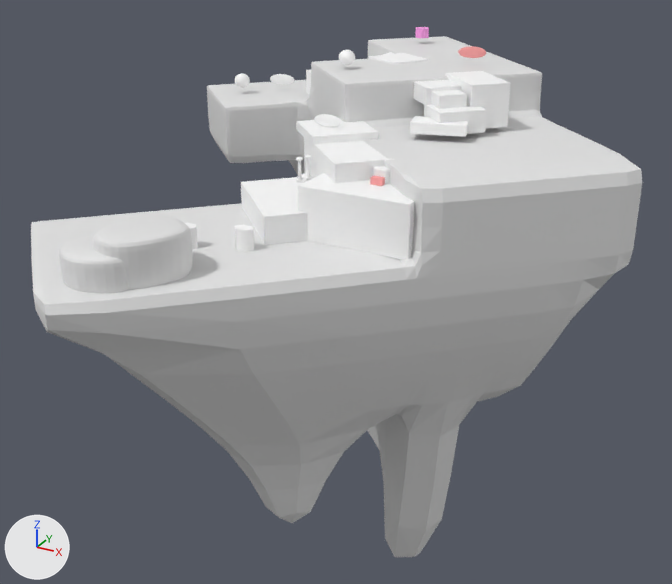
Two versions of the Blender file Assets/models/modelsPepitosWelt/islandLv2.blend, one commit apart.
Both versions are drawn from a 50 mm camera at (238.0, -447.0, 159.0) aimed at (-15.0, 13.0, -71.0). Lighting does not change. The marker at lower left points along +X, +Y and +Z. The older version comes first.
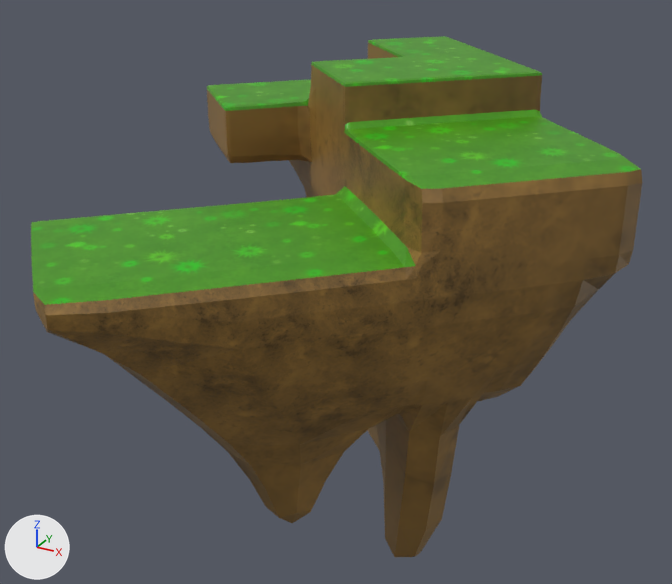
Changed parts and their boxes [x1, y1, x2, y2] in the pictures (672 x 584 px):
'Cube', recoloured, surface changed (white to brown)
    both: [31, 36, 642, 557]
'Cube__4_', deleted
    before: [298, 173, 415, 259]
'Cube.003', deleted
    before: [93, 214, 192, 290]
'Cube__3_', deleted
    before: [241, 177, 308, 245]
'Cube.002', deleted
    before: [59, 236, 129, 293]
'Cube__5_', deleted
    before: [304, 138, 391, 183]
'Cube__21_', deleted
    before: [445, 71, 511, 128]
'Cube__2_', deleted
    before: [296, 118, 379, 146]
'Cube__17_', deleted
    before: [424, 104, 487, 136]
'Cube__16_', deleted
    before: [410, 116, 469, 137]
'Cube__18_', deleted
    before: [414, 80, 462, 105]
'Cube__20_', deleted
    before: [431, 90, 467, 109]
'Cylinder__1_', deleted
    before: [235, 225, 254, 252]
'Cube__23_', deleted
    before: [369, 53, 429, 64]
'Sphere__2_', deleted
    before: [314, 114, 341, 127]
'Sphere__4_', deleted
    before: [458, 46, 486, 58]
'Sphere__1_', deleted
    before: [270, 74, 294, 85]
'Cylinder__3_', deleted
    before: [373, 166, 390, 184]
'Sphere__3_', deleted
    before: [339, 50, 355, 65]
'Sphere', deleted
    before: [235, 73, 250, 88]
'Cylinder', deleted
    before: [185, 223, 198, 249]
'Cylinder__4_', deleted
    before: [415, 27, 429, 38]
'Cube__11_', deleted
    before: [370, 176, 385, 186]
'Cube__14_', deleted (mostly hidden)
    before: [306, 70, 311, 95]
'rotatePilar__7_', deleted
    before: [304, 155, 312, 179]
'rotatePilar__8_', deleted
    before: [296, 157, 303, 182]
'Cube__10_', deleted
    before: [296, 173, 310, 183]

What changed in the scene script:
```text
Change me_cube_002:
    where me_cube_002.from_pydata(...)  # 1549 vertices, 1546 faces; spans x -7.5..25.7, y -6.1..35.7, z -27.8..8.1
    used by ob_cube; location = (-82.3, -130.8, -17.9); scale = (9.28, 9.28, 9.28)
    me_cube_002 part 1: texture (UV) coordinates of 1546 of 1546 faces, centred in x -7.4..25.4, y -5.6..35.6, z -26.5..8.1, changed; they spanned u 0.0..0.88, v 0.0..1.0 and now span u 0.04..0.96, v 0.04..0.84
    add me_cube_002.materials.append(mat_material_001)  # picture img_islanduvlv2_png
Remove ob_cube_002:
    ob_cube_002 = bpy.data.objects.new('Cube.002', me_cube_005)
Remove ob_cube_003:
    ob_cube_003 = bpy.data.objects.new('Cube.003', me_cube_006)
Remove ob_cube__2:
    ob_cube__2 = bpy.data.objects.new('Cube__2_', me_scene)
Remove ob_cube__3:
    ob_cube__3 = bpy.data.objects.new('Cube__3_', me_scene_002)
Remove ob_cube__4:
    ob_cube__4 = bpy.data.objects.new('Cube__4_', me_scene_012)
Remove ob_cube__5:
    ob_cube__5 = bpy.data.objects.new('Cube__5_', me_scene_013)
Remove ob_cube__10:
    ob_cube__10 = bpy.data.objects.new('Cube__10_', me_scene_019)
Remove ob_cube__11:
    ob_cube__11 = bpy.data.objects.new('Cube__11_', me_scene_018)
Remove ob_cube__14:
    ob_cube__14 = bpy.data.objects.new('Cube__14_', me_scene_004)
Remove ob_cube__16:
    ob_cube__16 = bpy.data.objects.new('Cube__16_', me_scene_028)
Remove ob_cube__17:
    ob_cube__17 = bpy.data.objects.new('Cube__17_', me_scene_029)
Remove ob_cube__18:
    ob_cube__18 = bpy.data.objects.new('Cube__18_', me_scene_031)
Remove ob_cube__20:
    ob_cube__20 = bpy.data.objects.new('Cube__20_', me_scene_033)
Remove ob_cube__21:
    ob_cube__21 = bpy.data.objects.new('Cube__21_', me_scene_030)
Remove ob_cube__23:
    ob_cube__23 = bpy.data.objects.new('Cube__23_', me_scene_007)
Remove ob_cylinder:
    ob_cylinder = bpy.data.objects.new('Cylinder', me_scene_014)
Remove ob_cylinder__1:
    ob_cylinder__1 = bpy.data.objects.new('Cylinder__1_', me_scene_015)
Remove ob_cylinder__3:
    ob_cylinder__3 = bpy.data.objects.new('Cylinder__3_', me_scene_016)
Remove ob_cylinder__4:
    ob_cylinder__4 = bpy.data.objects.new('Cylinder__4_', me_scene_027)
Remove ob_rotatepilar__7:
    ob_rotatepilar__7 = bpy.data.objects.new('rotatePilar__7_', me_scene_020)
Remove ob_rotatepilar__8:
    ob_rotatepilar__8 = bpy.data.objects.new('rotatePilar__8_', me_scene_020)
Remove ob_sphere:
    ob_sphere = bpy.data.objects.new('Sphere', me_scene_021)
Remove ob_sphere__1:
    ob_sphere__1 = bpy.data.objects.new('Sphere__1_', me_scene_023)
Remove ob_sphere__2:
    ob_sphere__2 = bpy.data.objects.new('Sphere__2_', me_scene_025)
Remove ob_sphere__3:
    ob_sphere__3 = bpy.data.objects.new('Sphere__3_', me_scene_022)
Remove ob_sphere__4:
    ob_sphere__4 = bpy.data.objects.new('Sphere__4_', me_scene_024)
```
